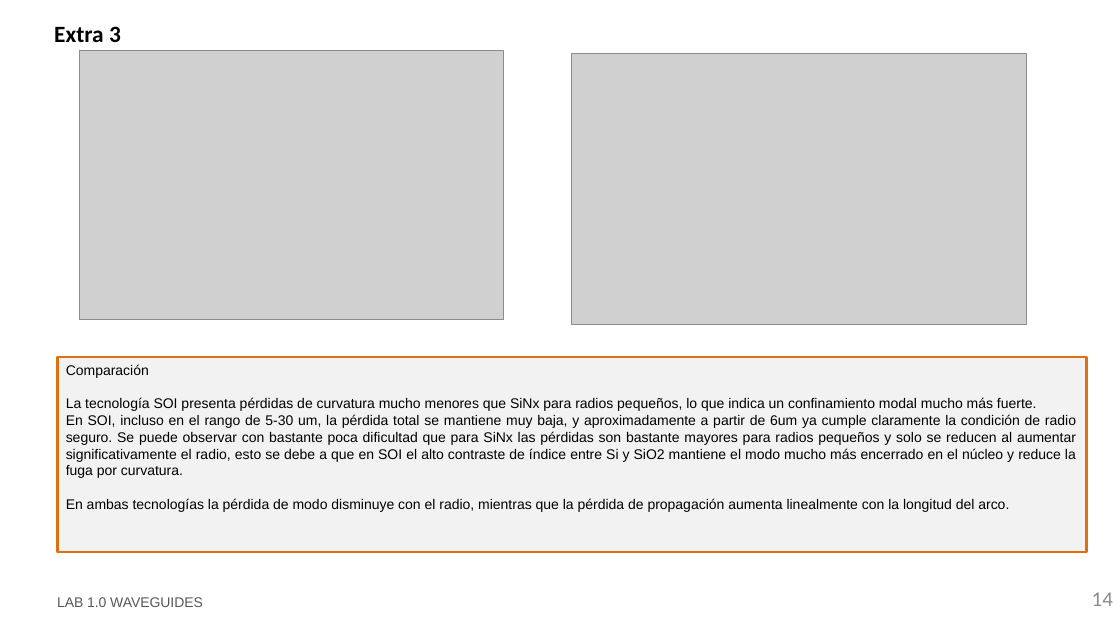
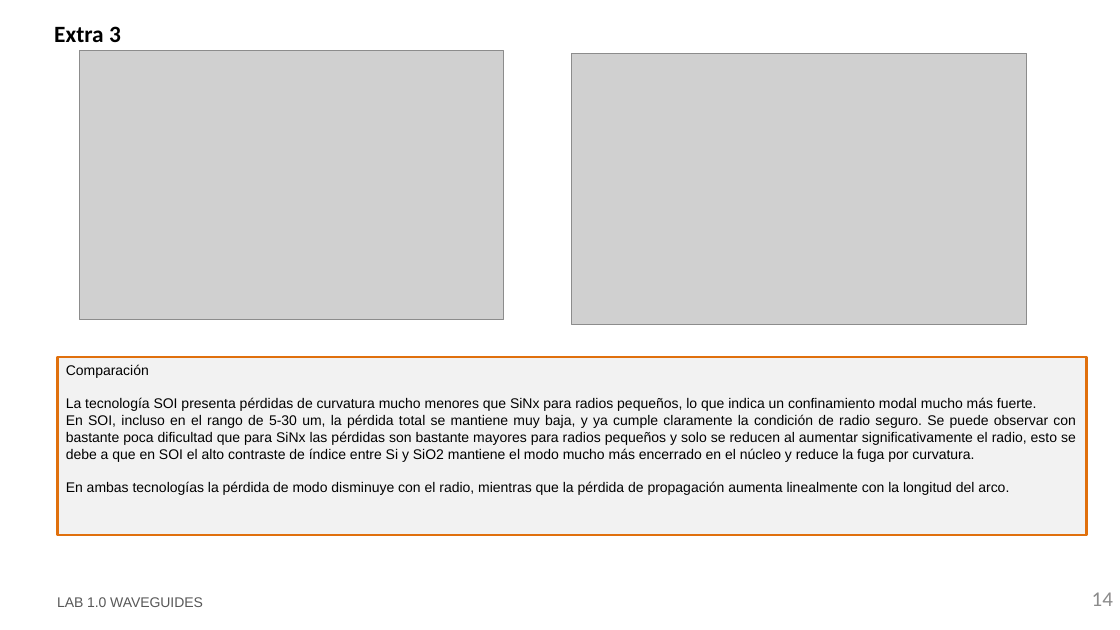
Before and after one commit to ABERCOR/cifoin-lab1, a slide deck: slide 14 of LabBook_10.pptx. Drawn at 1120x630 pixels with LibreOffice and Linux fonts; fonts in the diff are those of the drawing; grey boxes stand for pictures; background and template pictures are left out. Boxes give left, top, right and bottom in pixels: in the first picture for what was removed or moved away, otherwise in the second. Text is boxed around its words. In the diff, an @@ line names an element or a change of style, - is before the commit and + after.

Commit message:
cambios arnau

```diff
--- a/LabBook_10.pptx
+++ b/LabBook_10.pptx
@@ rectangle "Comparación": place and size @@
-rectangle "Comparación" at bbox=[57, 357, 1086, 552]
+rectangle "Comparación" at bbox=[57, 357, 1086, 535]
@@ text in rectangle at bbox=[66, 414, 1076, 462]: text changed @@
-En SOI, incluso en el rango de 5-30 um, la pérdida total se mantiene muy baja, y aproximadamente a partir de 6um ya cumple claramente la condición de radio seguro. Se puede observar con bastante poca dificultad que para SiNx las pérdidas son bastante mayores para radios pequeños y solo se reducen al aumentar significativamente el radio, esto se debe a que en SOI el alto contraste de índice entre Si y SiO2 mantiene el modo mucho más encerrado en el núcleo y reduce la fuga por curvatura.
+En SOI, incluso en el rango de 5-30 um, la pérdida total se mantiene muy baja, y ya cumple claramente la condición de radio seguro. Se puede observar con bastante poca dificultad que para SiNx las pérdidas son bastante mayores para radios pequeños y solo se reducen al aumentar significativamente el radio, esto se debe a que en SOI el alto contraste de índice entre Si y SiO2 mantiene el modo mucho más encerrado en el núcleo y reduce la fuga por curvatura.
```
